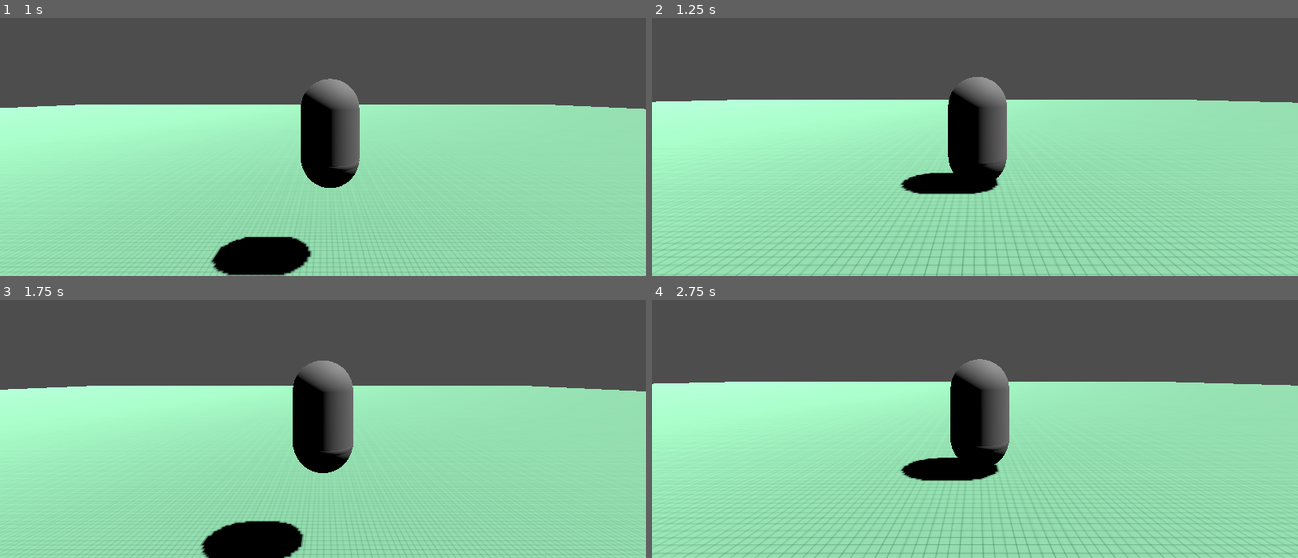
Above: before the commit, frames 1-4 (two rows, left to right).
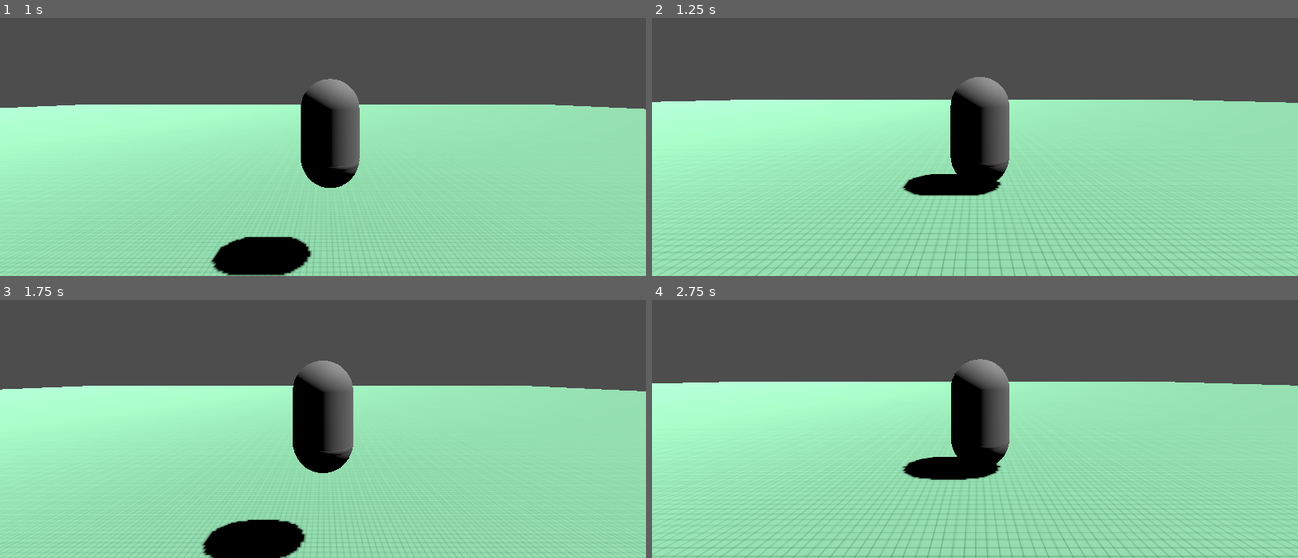
Above: after the commit, the same moments.

Repository: Mangonels/Godot-RigidBody3D-character-movement
Game: Godot game, scene res://scene.tscn
The game is run twice, just before and just after one commit, with the same random seed, the same clock (stepped at 60 frames per second) and the same inputs.
Inputs (mouse positions are in pixels of both pictures, inside the frame that each line leads up to):
- Up to frame 1 (1 s): tap Enter (ui_accept) at 0.5 s; move the mouse to (465, 77) at 0.52 s; hold D (move_right) from 0.53 s (still down); hold F from 0.53 s (still down); click (465, 77) at 0.67 s; tap Space (jump) at 0.77 s
- Up to frame 2 (1.25 s): keep holding D (move_right); keep holding F
- Up to frame 3 (1.75 s): move the mouse to (193, 395) at 1.27 s; release D (move_right) at 1.28 s; release F at 1.28 s; hold S (move_backward) from 1.28 s (still down); tap F at 1.35 s; tap Space (jump) at 1.52 s
- Up to frame 4 (2.75 s): move the mouse to (outside the picture) at 2.02 s; release S (move_backward) at 2.03 s; hold D (move_right) from 2.03 s (still down); hold F from 2.03 s (still down)

Frame 1 is identical in both runs. In frame 2, 3.1% of the frame differs, in the area x 0-100%, y 22-100%; in frame 3, 0.6%; in frame 4, 3.2%.

Commit message:
layer adjust

Diff:
--- a/scene.tscn
+++ b/scene.tscn
@@ -92,8 +92,6 @@
 protagonist_feet = NodePath("../Protagonist_Feet")
 
 [node name="Protagonist_Body_Movement_Overworld" type="RigidBody3D" parent="Protagonist_Overworld" node_paths=PackedStringArray("main_camera", "ground_checker") groups=["entity"]]
-collision_layer = 2
-collision_mask = 2
 axis_lock_angular_x = true
 axis_lock_angular_y = true
 axis_lock_angular_z = true
